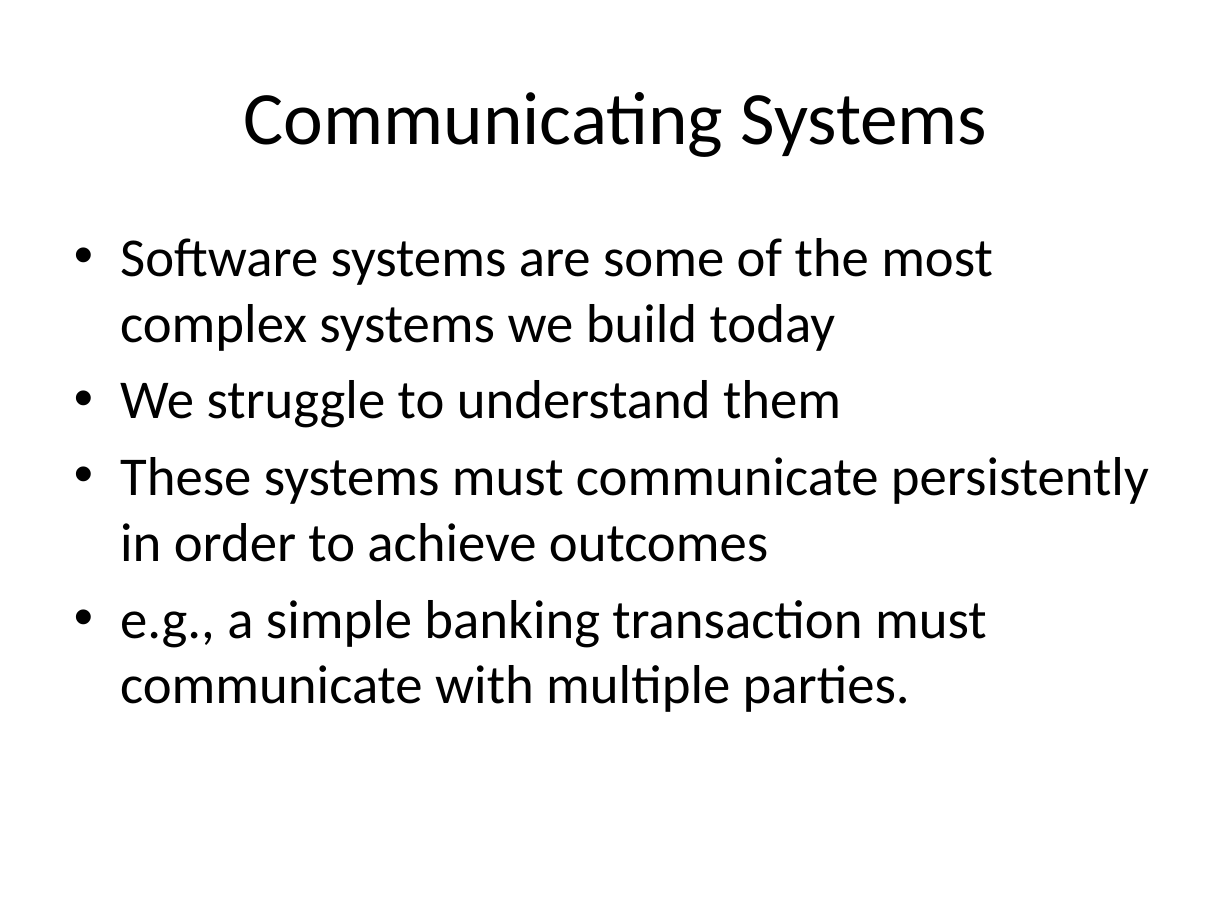
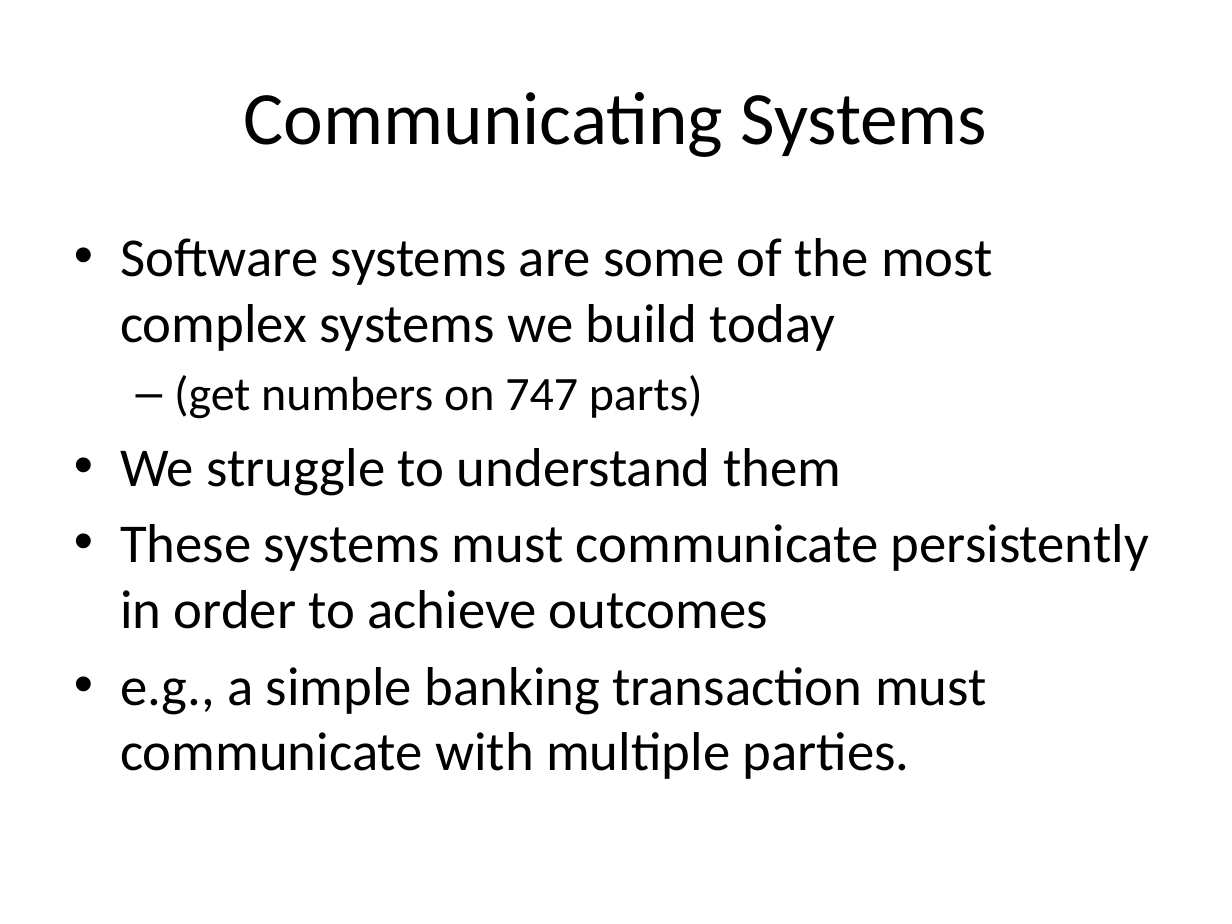
Before and after one commit to gian/defense, a slide deck: slide 11 of PhDDefense.pptx (slide 9 before the commit). Drawn at 1232x924 pixels with LibreOffice and Linux fonts; fonts in the diff are those of the drawing. Boxes give left, top, right and bottom in pixels: in the first picture for what was removed or moved away, otherwise in the second. Text is boxed around its words. In the diff, an @@ line names an element or a change of style, - is before the commit and + after.

```diff
--- a/PhDDefense.pptx
+++ b/PhDDefense.pptx
@@ text at (174, 375, 703, 419): paragraph added @@
+  – (get numbers on 747 parts)
```
Also in this commit, not shown: 6 other slides changed, 37 slides added.
